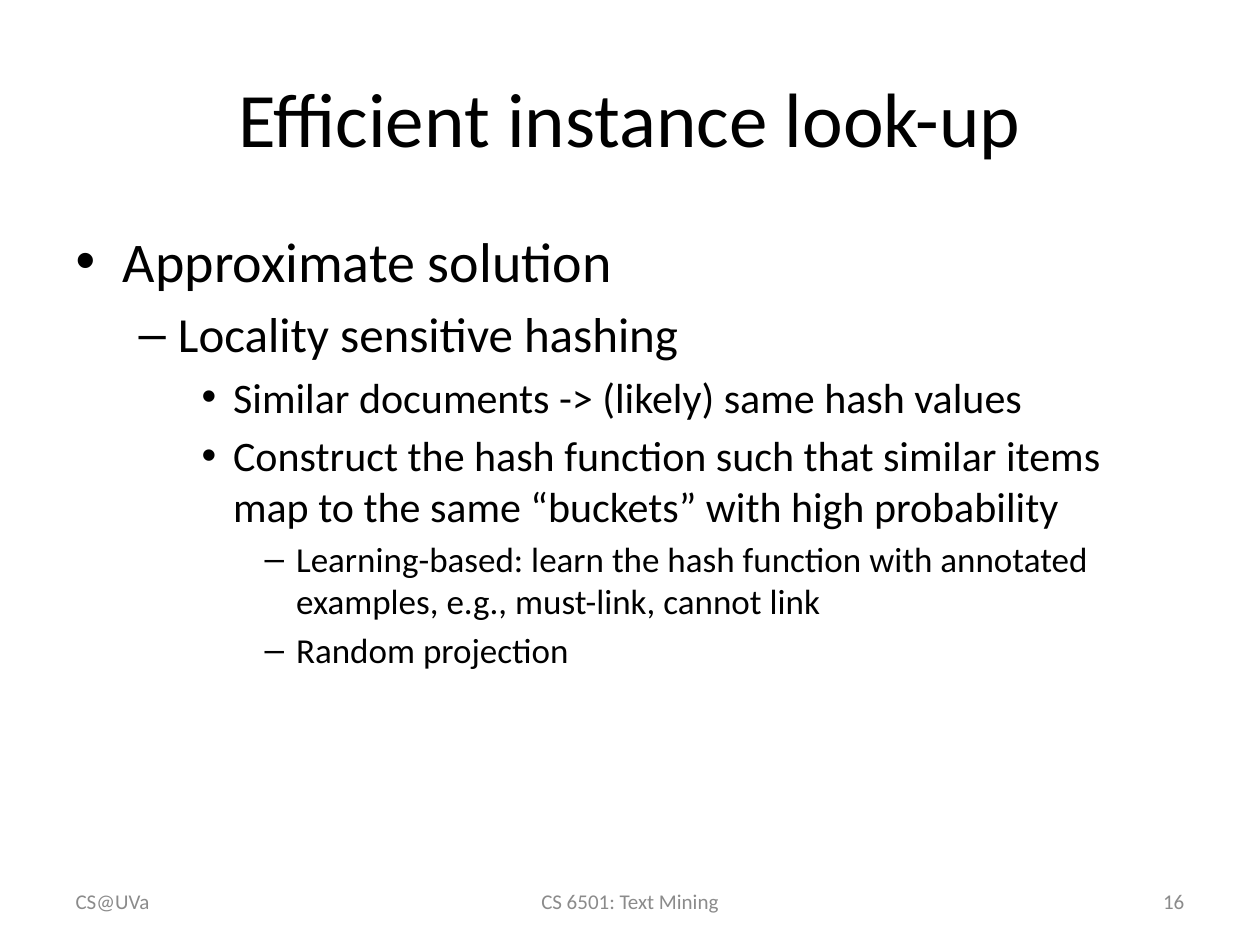
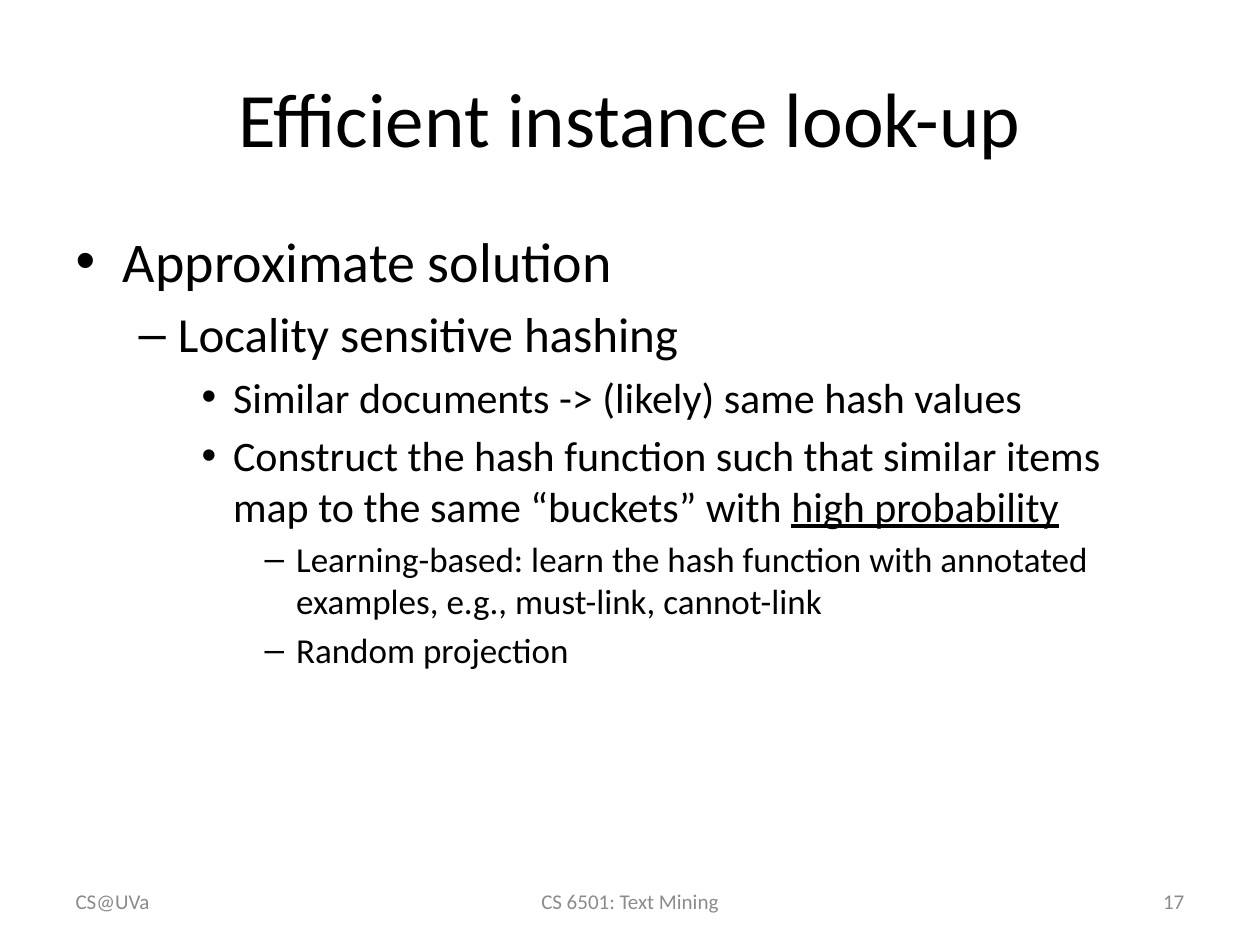
Before and after one commit to wang296/CS6501-Text-Mining, a slide deck: slide 17 of docs/kNN & Naïve Bayes.pptx (slide 16 before the commit). Drawn at 1260x945 pixels with LibreOffice and Linux fonts; fonts in the diff are those of the drawing. Boxes give left, top, right and bottom in pixels: in the first picture for what was removed or moved away, otherwise in the second. Text is boxed around its words. In the diff, an @@ line names an element or a change of style, - is before the commit and + after.

```diff
--- a/docs/kNN & Naïve Bayes.pptx
+++ b/docs/kNN & Naïve Bayes.pptx
@@ text at bbox=[233, 441, 1100, 530]: underline on in "high probability" @@
@@ text at bbox=[296, 547, 1087, 620]: text changed @@
-      – Learning-based: learn the hash function with annotated examples, e.g., must-link, cannot link
+      – Learning-based: learn the hash function with annotated examples, e.g., must-link, cannot-link
@@ page number at bbox=[1163, 895, 1184, 909]: text changed @@
-16
+17
```
Also in this commit, not shown: 5 other slides changed, 2 slides added, 5 other files.
